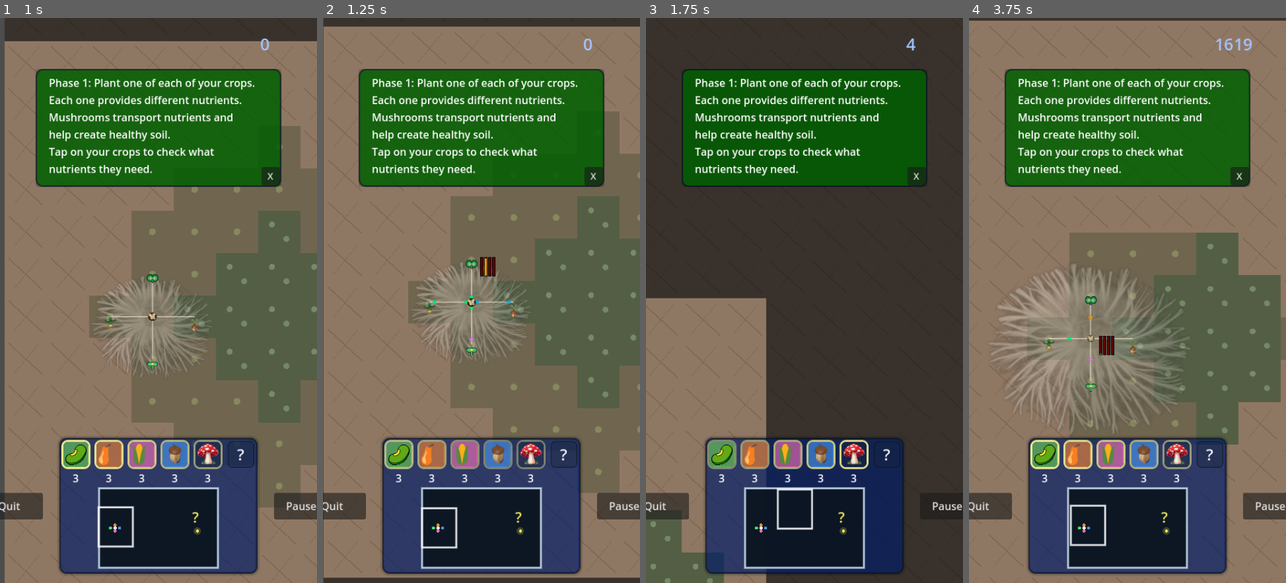
Above: before the commit, frames 1-4 (left to right).
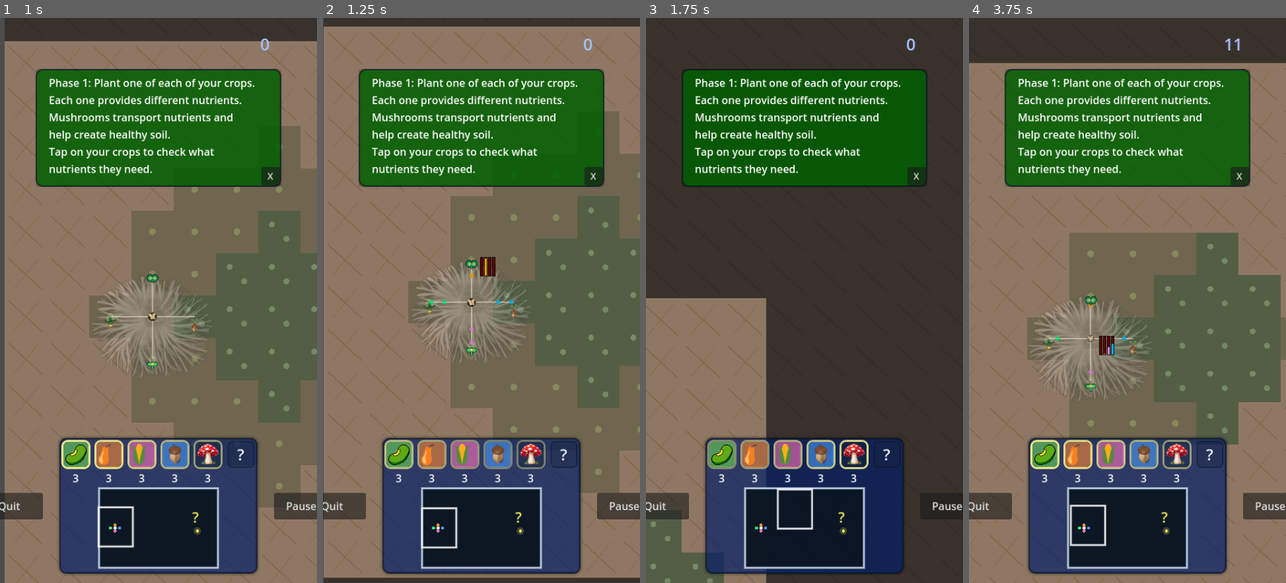
Above: after the commit, the same moments.

Repository: grassrootseconomics/mycofig
Game: Godot game, scene res://scenes/title_screen.tscn
The game is run twice, just before and just after one commit, with the same random seed, the same clock (stepped at 60 frames per second) and the same inputs.
Inputs (mouse positions are in pixels of both pictures, inside the frame that each line leads up to):
- Up to frame 1 (1 s): click "Story Mode" at 0.5 s
- Up to frame 2 (1.25 s): no input
- Up to frame 3 (1.75 s): tap Enter at 1.25 s; drag from (804, 526) to (794, 300) at 1.27 s
- Up to frame 4 (3.75 s): drag from (1064, 328) to (1111, 413) at 2.02 s; move the mouse to (1159, 176) at 2.77 s; hold Right (right) 2.78-3.5 s; tap D (cam_right) at 2.85 s; drag from (1111, 413) to (1032, 215) at 3.52 s

Frame 1 is identical in both runs. In frame 2, 0.1% of the frame differs, in the area x 33-60%, y 42-58%; in frame 3, less than 0.1%; in frame 4, 11%, in the area x 0-100%, y 0-74%.

Commit message:
m1: cap normalized trade motion by movement_speed

Diff:
--- a/scenes/trade.gd
+++ b/scenes/trade.gd
@@ -103,8 +103,10 @@
 
 func _get_axis_step(delta: float) -> float:
 	var safe_delta = maxf(delta, 0.0)
-	# Normalize legacy frame-step motion to a fixed reference FPS.
-	return maxf(float(Global.move_rate) * TRADE_REFERENCE_FPS * safe_delta, 0.0)
+	# Keep axis motion frame-rate independent while honoring the global speed cap.
+	var normalized_axis_step = maxf(float(Global.move_rate) * TRADE_REFERENCE_FPS * safe_delta, 0.0)
+	var movement_cap_step = maxf(float(Global.movement_speed) * safe_delta, 0.0)
+	return minf(normalized_axis_step, movement_cap_step)
 
 
 func _step_axis_toward(current: float, target: float, max_step: float) -> float:
